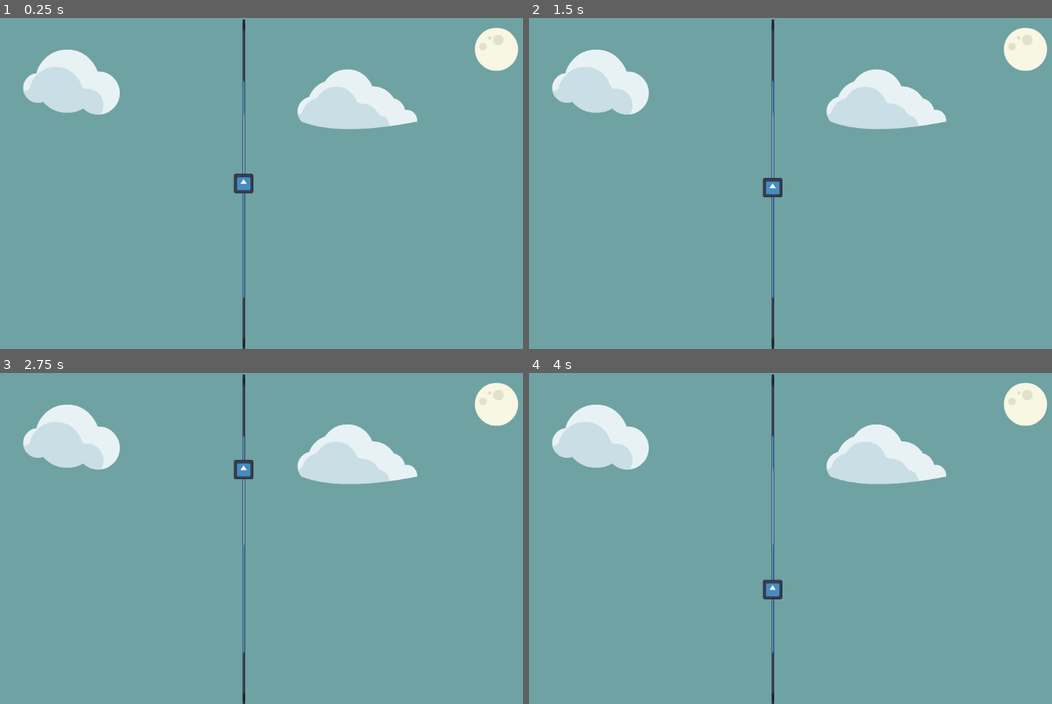
Above: before the commit, frames 1-4 (two rows, left to right).
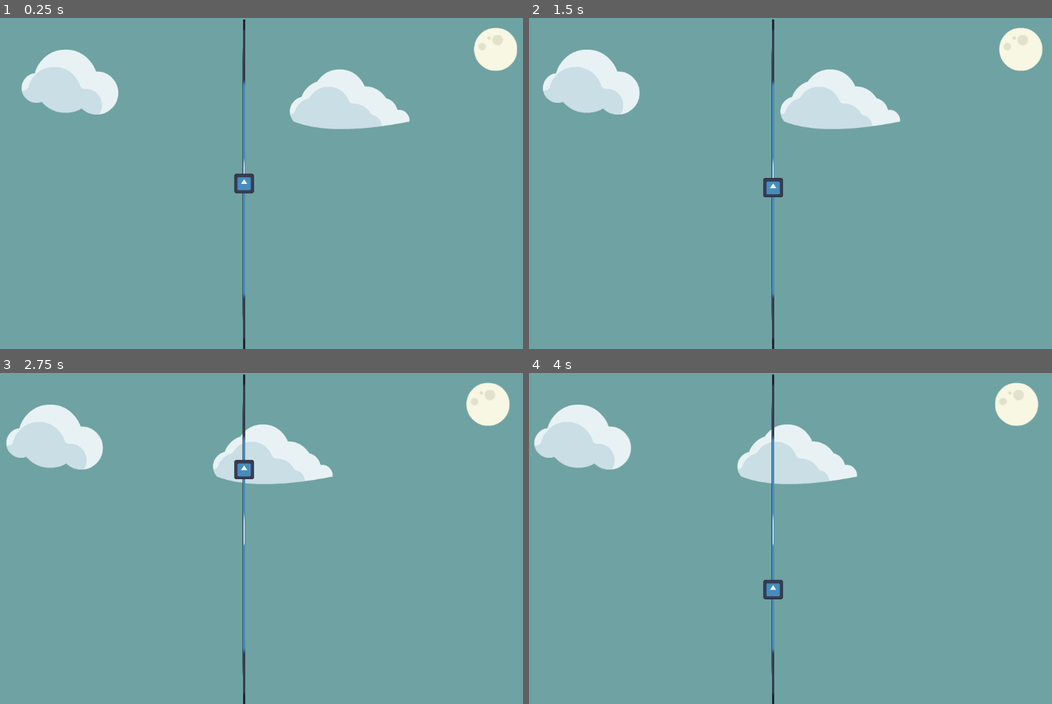
Above: after the commit, the same moments.

Repository: JohannesLadurner/OneButtonGame
Game: Godot game, scene res://scenes/world.tscn
The game is run twice, just before and just after one commit, with the same random seed, the same clock (stepped at 60 frames per second) and the same inputs. This scene is started directly instead of the project's main scene. The engine's default icon, where the game draws it, is replaced by a stand-in: a white triangle on a blue panel in a dark square.
Inputs (mouse positions are in pixels of both pictures, inside the frame that each line leads up to):
- Up to frame 1 (0.25 s): no input
- Up to frame 2 (1.5 s): move the mouse to (905, 166) at 0.52 s; move the mouse to (654, 200) at 1.27 s
- Up to frame 3 (2.75 s): move the mouse to (303, 465) at 2.02 s
- Up to frame 4 (4 s): move the mouse to (743, 604) at 2.77 s; move the mouse to (952, 588) at 3.52 s

The runs differ from the first frame. In frame 1, 1.3% of the frame differs, in the area x 4-100%, y 0-100%; in frame 2, 5.2%; in frame 3, 7.2%; in frame 4, 7.5%, in the area x 0-100%, y 0-100%.
Error before the commit: Invalid type in function '_generate_data_points' in base 'Node2D (world.gd)'. Cannot convert argument 1 from Nil to Array. (res://scenes/world.gd:21)
Error after the commit: Invalid type in function '_generate_data_points' in base 'Node2D (world.gd)'. Cannot convert argument 1 from Nil to Array. (res://scenes/world.gd:22)

Commit message:
feat: added offset for start delay

Diff:
--- a/scenes/world.gd
+++ b/scenes/world.gd
@@ -9,6 +9,7 @@
 var data_points = []
 var max_height = 500
 var camera_offset = 0
+var offset = 750
 var samples_per_second = 25
 var pixel_per_second
 var music_length
@@ -20,12 +21,18 @@
 	var heights = AudioToWaveform.generate($AudioStreamPlayer.stream, samples_per_second, max_height)
 	data_points = _generate_data_points(heights)
 	music_length = $AudioStreamPlayer.stream.get_length()
-	pixel_per_second = data_points[data_points.size()-1].x/$AudioStreamPlayer.stream.get_length()
+	pixel_per_second = data_points[data_points.size()-1].x/($AudioStreamPlayer.stream.get_length()+offset)
 	queue_redraw()
-	$AudioStreamPlayer.play()
-
+	#$AudioStreamPlayer.play()
 
 func _process(delta):
+
+	if $Camera2D.position.x < offset:
+		_update_positions($Camera2D.position.x + 75*delta)
+		return
+	elif $AudioStreamPlayer.get_playback_position() == 0:
+		$AudioStreamPlayer.play()
+
 	#Logic for consistent speed
 	#$Camera2D.position.x = $AudioStreamPlayer.get_playback_position()*pixel_per_second+offset
 	#$Sprite2D.position = $Camera2D.position
@@ -34,12 +41,16 @@
 	var music_pos = $AudioStreamPlayer.get_playback_position()/music_length #Calculate current progress of the music
 	data_index = ceil(data_points.size() * music_pos) #Apply that progress to the data points
 	var pos_x = data_points[data_index].x #Take the x pos from the data point
-	$Camera2D.position.x = pos_x + camera_offset
-	$Sprite2D.position.x = pos_x
-	$Player.position.x = pos_x
+	_update_positions(pos_x)
 	data_points[data_index].player_distance = abs($Player.position.y - data_points[data_index].y)
 	$WaveClearedViewportContainer.position.x = pos_x - $WaveClearedViewportContainer.size.x - 5
 	$WaveClearedViewportContainer.queue_redraw()
+
+
+func _update_positions(position: int):
+	$Camera2D.position.x = position + camera_offset
+	$Sprite2D.position.x = position
+	$Player.position.x = position
 
 
 func _draw():
@@ -79,7 +90,7 @@
 		index = index - 1
 
 func _generate_data_points(heights: Array):
-	var x = 0
+	var x = offset
 	var data_points = []
 	for i in heights.size():
 		#Logic for consistent speed
@@ -88,9 +99,8 @@
 		#data_point.y = 600-heights[i]
 		#data_points.push_back(data_point)
 
-
 		#Logic for varying speed
-		var distance = round(remap(heights[i], 0, max_height, 2, 10)) #Map the value to a range from 1-5 -> The higher the value, the higher the distance to the next point, camera has to keep up the speed and goes faster
+		var distance = round(remap(heights[i], 0, max_height, 1, 5)) #Map the value to a range from 1-5 -> The higher the value, the higher the distance to the next point, camera has to keep up the speed and goes faster
 		x += distance
 		var data_point = DataPoint.new()
 		data_point.x = x
Not shown: 1 places in scenes/world.tscn that only renumber resources
